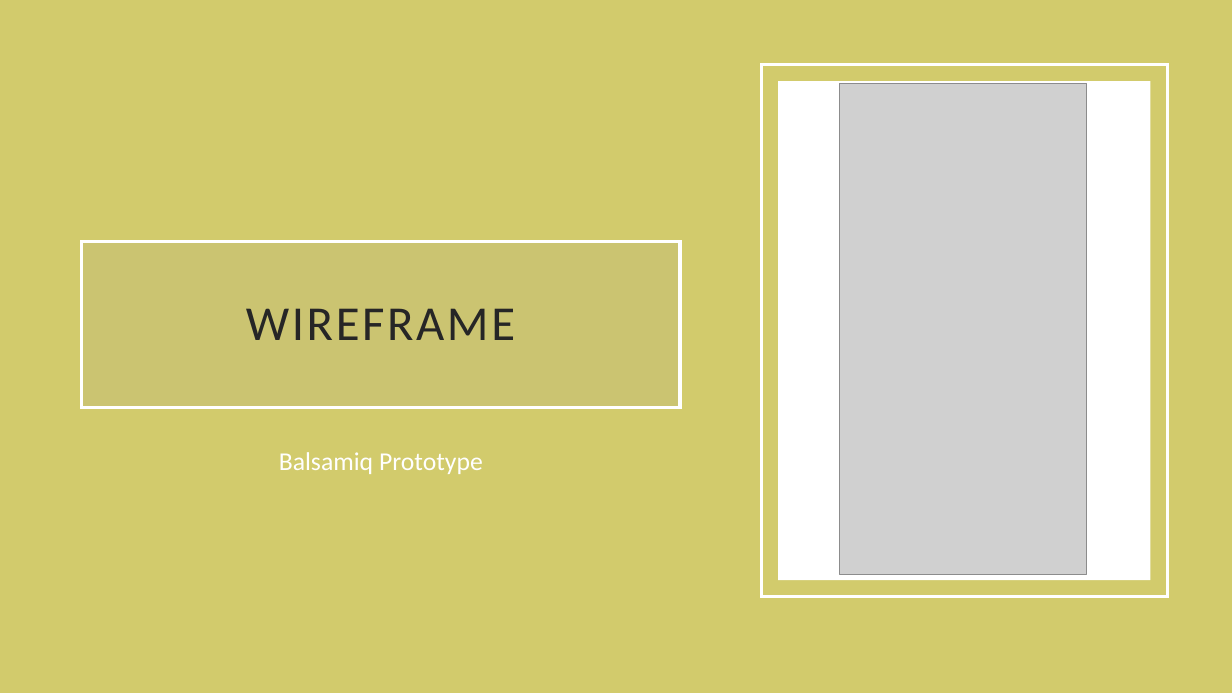
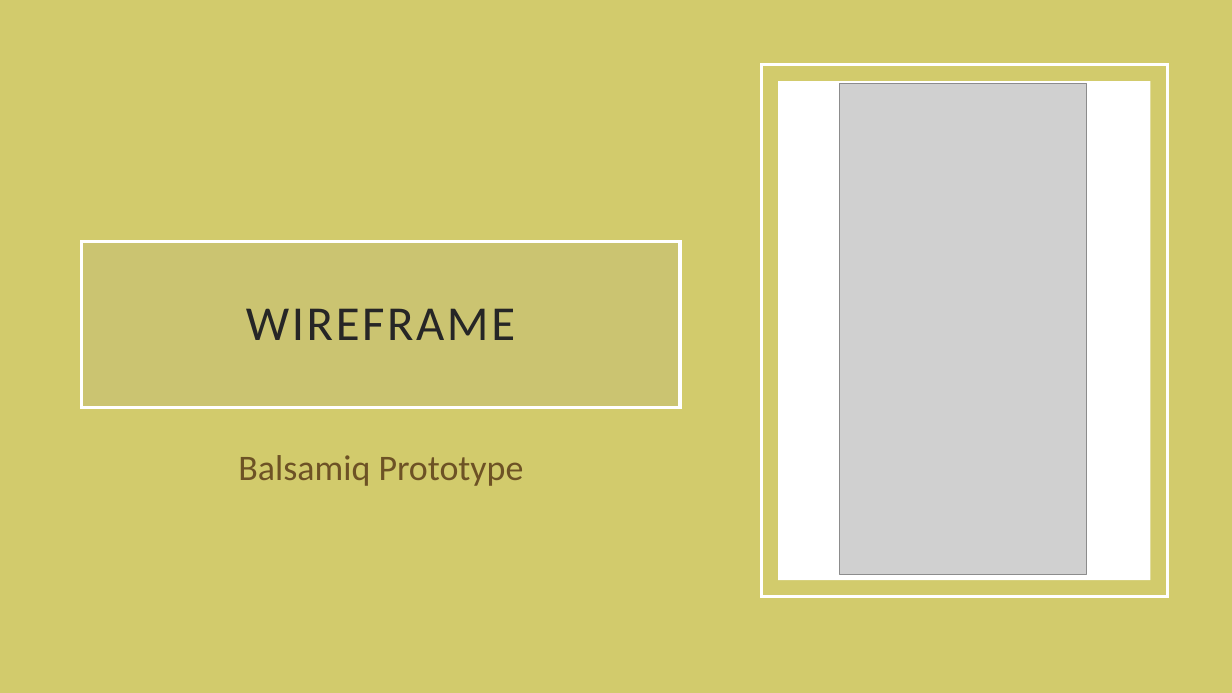
Before and after one commit to frankpjr1/Journal-Now-App, a slide deck: slide 4 of assets/Journal Now Presentation.pptx. Drawn at 1232x693 pixels with LibreOffice and Linux fonts; fonts in the diff are those of the drawing; grey boxes stand for pictures. Boxes give left, top, right and bottom in pixels: in the first picture for what was removed or moved away, otherwise in the second. Text is boxed around its words. In the diff, an @@ line names an element or a change of style, - is before the commit and + after.

```diff
--- a/assets/Journal Now Presentation.pptx
+++ b/assets/Journal Now Presentation.pptx
@@ text "Balsamiq Prototype" at [238,455,524,486]: size 20 to 28 pt, text colour #FFFFFF to #6D5225 @@
```
Also in this commit, not shown: 7 other slides changed, 1 other file.
